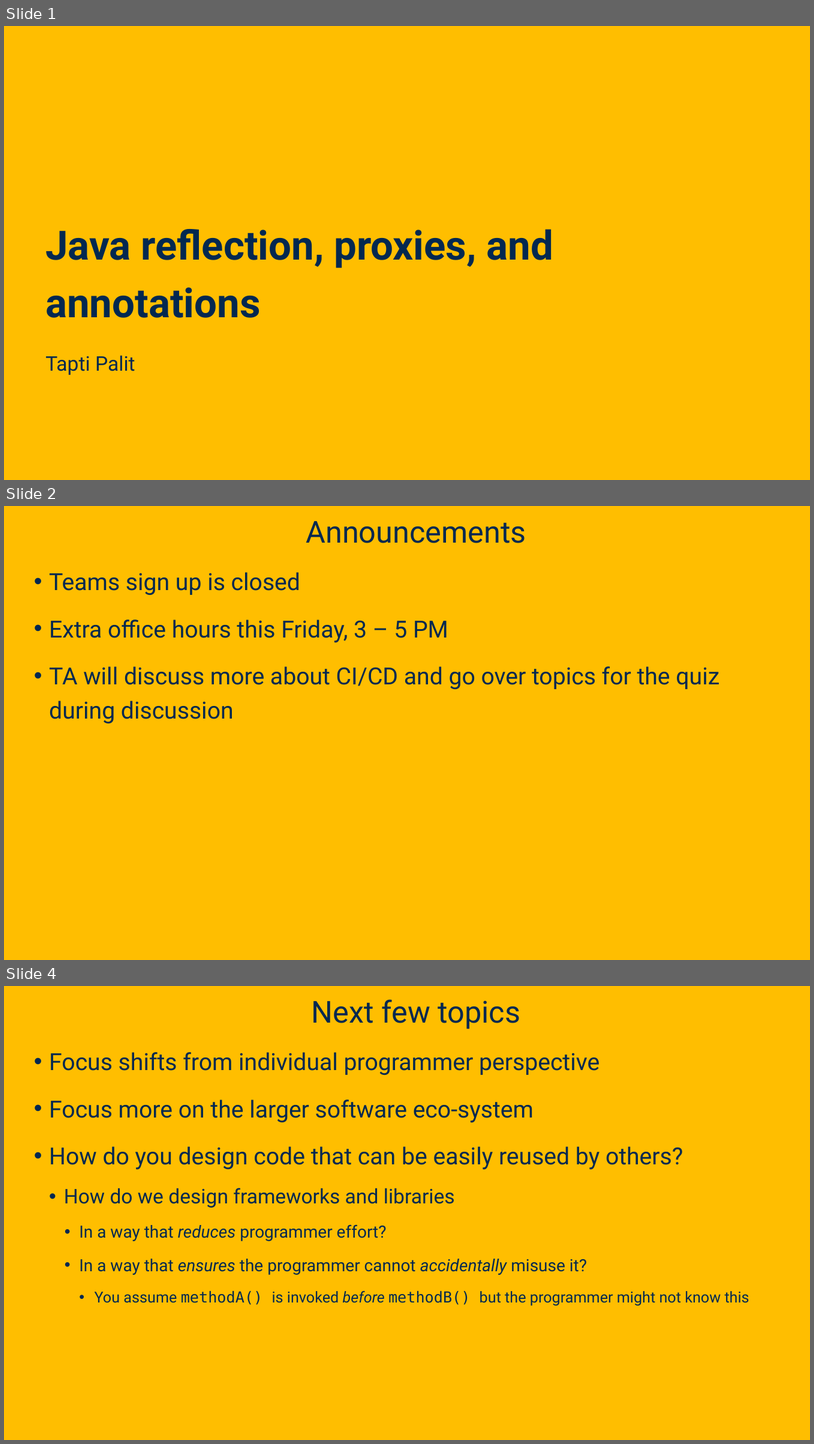
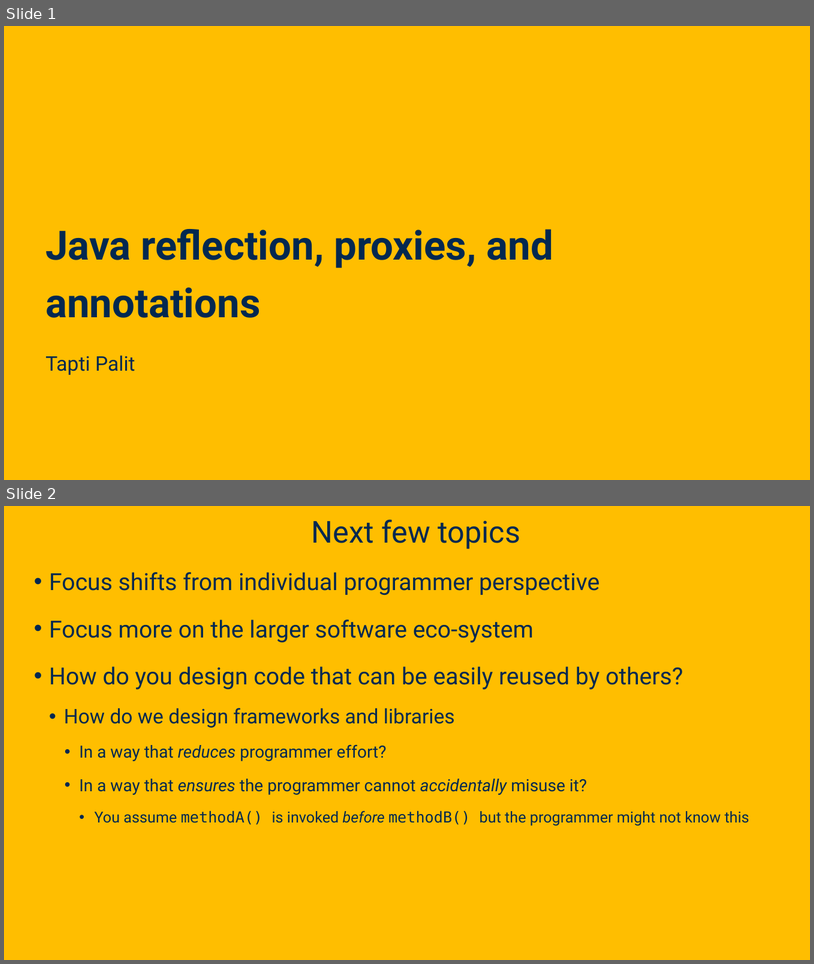
Before and after one commit to davsec-teaching/ecs160-f25, a slide deck: slides/5_annotations_and_reflection.pptx. Shown one above the other, each under a label of ours: slides 1, 2 and 4 before the commit, slides 1 and 2 after it; the slides between them are not shown. The pictures are 814x1444 and 814x964 pixels, drawn with LibreOffice and Linux fonts; fonts in the diff are those of the drawing; background and template pictures are left out. Boxes give left, top, right and bottom in pixels: in the first picture for what was removed or moved away, otherwise in the second. Text is boxed around its words. In the diff, an @@ line names an element or a change of style, - is before the commit and + after.

```diff
--- a/slides/5_annotations_and_reflection.pptx
+++ b/slides/5_annotations_and_reflection.pptx
@@ slide 2 removed at [4, 506, 810, 960], background picture (left out) @@
@@ title removed at [306, 521, 526, 543] @@
-Announcements
@@ text removed at [49, 572, 720, 723] @@
-• Teams sign up is closed
-• Extra office hours this Friday, 3 – 5 PM
-• TA will discuss more about CI/CD and go over topics for the quiz during discussion
@@ what was slide 4 is now slide 2 @@
```
Also in this commit, not shown: 1 other slide removed, 1 other file.
